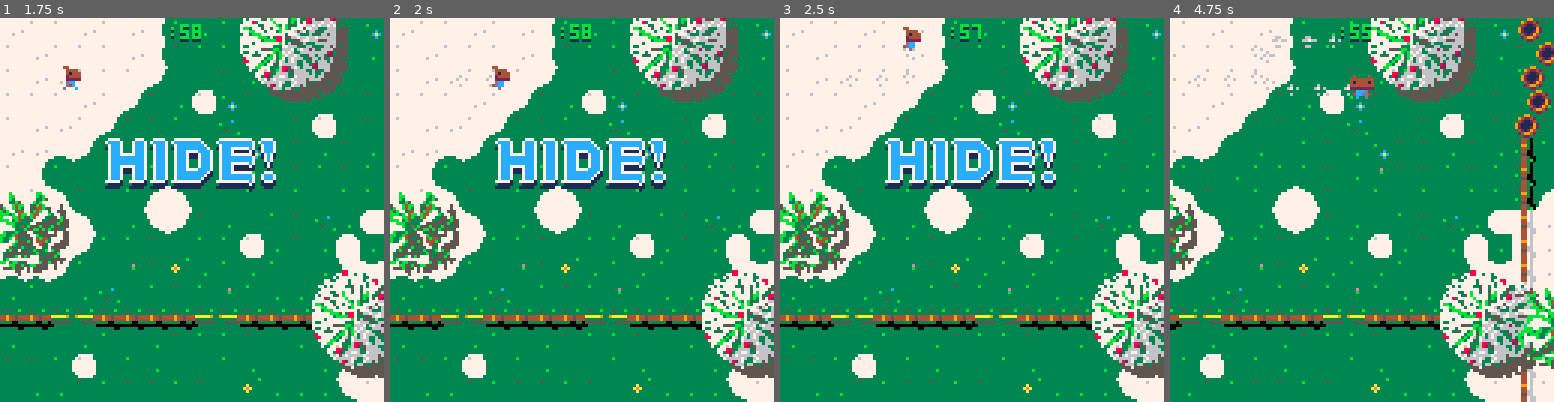
Above: before the commit, frames 1-4 (left to right).
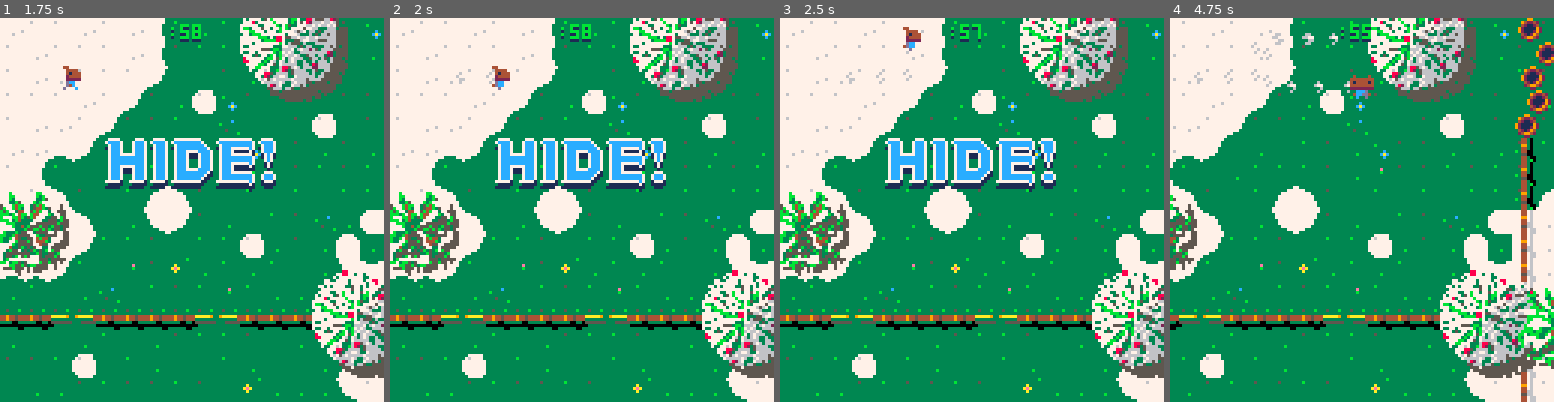
Above: after the commit, the same moments.

Repository: ElectricToy/pico-8
Game: PICO-8 cartridge snow.p8
The game is run twice, just before and just after one commit, with the same random seed, the same clock (stepped at 60 frames per second) and the same inputs.
Inputs:
- Up to frame 1 (1.75 s): tap X (X key) at 0.33, 1.07 s; hold Right from 1.6 s (still down)
- Up to frame 2 (2 s): keep holding Right; tap X (X key) at 1.85 s
- Up to frame 3 (2.5 s): release Right at 2.1 s; hold Up 2.15-2.42 s; hold Right from 2.47 s (still down)
- Up to frame 4 (4.75 s): tap X (X key) at 2.97, 4.08 s; release Right at 3.03 s; hold Left 3.08-3.58 s; hold Down 3.63-3.97 s; hold Right 4.02-4.68 s; hold Up from 4.73 s (still down)

Frame 1 is identical in both runs. In frame 2, 0.1% of the frame differs, in the area x 17-28%, y 14-18%; in frame 3, 0.2%; in frame 4, 0.7%, in the area x 6-47%, y 3-21%.

Commit message:
Refinements to chickens.

Diff:
--- a/snow.p8
+++ b/snow.p8
@@ -116,7 +116,7 @@
 -- utilities
 
 function randinrange( min, max )
-	assert( max > min )
+	assert( max >= min )
 	return min + rnd( max - min )
 end
 
@@ -272,8 +272,17 @@
 	return self.pos + vector:new( 4, 4 )
 end
 
+function body:currentdrag()
+	-- local grounddrag = is_snow( worldtomap( self:footposition() )) and 0.25 or 0
+	-- return clamp( self.drag + grounddrag, 0, 1 )
+	return self.drag		-- TODO
+end
+
 function body:update()
-	self.acc = self.acc - self.vel * vector:new( self.drag, self.drag )
+
+	local drag = self:currentdrag()
+
+	self.acc = self.acc - self.vel * vector:new( drag, drag )
 	self.vel = self.vel + self.acc
 	self.pos = self.pos + self.vel
 
@@ -546,6 +555,8 @@
 
 	newobj.wanderdirection = nil
 
+	newobj.vel.x = randinrange( -0.2, 0.2 )
+
 	return setmetatable( newobj, self )
 end
 
@@ -623,14 +634,16 @@
 
 function chicken:updatewandering()
 	if self.wanderdirection then
-		if rnd( 100 ) < 5 then
+		-- stop wandering?
+		if rnd( 100 ) < 10 then
 			self.wanderdirection = nil
 			return
 		end
 
 		self:addcontrollerimpulse( self.wanderdirection * vector:new( 0.25, 0.25 ) )
 	else
-		if rnd( 100 ) < 0.5 then
+		-- maybe wander?
+		if rnd( 100 ) < 0.25 then
 			self.wanderdirection = vector:new( randinrange( -10, 10 ), randinrange( -10, 10 ) ):normal()
 		end
 	end
@@ -790,10 +803,10 @@
 	-- setup the chickens. oh yes.
 
 	for i = 1, 6 do
-		chicken:new( 8 * randinrange( 20, 28 ), 8 * randinrange( 2, 10 ) )
+		chicken:new( 8 * randinrange( 24, 26 ), 8 * randinrange( 4, 6 ) )
 	end
 	for i = 1, 6 do
-		local chicken = chicken:new( 8 * randinrange( 22, 30 ), 8 * randinrange( 12, 24 ) )
+		local chicken = chicken:new( 8 * randinrange( 24, 26 ), 8 * randinrange( 18, 20 ) )
 		chicken:setbasesprite( 116 )
 	end
 end
@@ -864,7 +877,8 @@
 
 -- initial scene
 
-function is_snow( pos )
+function is_snow( pos )	-- map position, not world position.
+
 	-- everything outside the bounds is snow.
 	if pos.x < 0 or pos.y < 0 or pos.x >= world_size.x or pos.y >= world_size.y then
 		return true
@@ -1750,11 +1764,11 @@
 000c0d0000c000d0000c0d000000d000000802000000200000080200000020000000777888787888707888778870078870000000000000000000000000000000
 000000000000000000000000000a0000000000000000000000090000000000000000000788788888878888888877778870000000000000000000000000000000
 00000000000a000000000000009a0aaa000900000000000000490999000000000077000788788778878878878878878870000000000000000000000000000000
-00000000009a000000000000000aa99000a900000000000000099880000000000788777888788778878878878878878870000000000000000000000000000000
-00060000000aa0000000000000aa9990000990000000000000998880000000000788888888788788778878878888888870000000000000000000000000000000
-0067060000a9aa0000a9aa9000aaa990009899000098998000999880000000000078888887887788888888707887788700000000000000000000000000000000
-0000000000a99a900aa99a00000aaa00009889800998890000099900000000000007777770777077777777000770077000000000000000000000000000000000
-00060000000a9900aa0a990000000040000988009909880000000040000000000000000000000000000000000000000000000000000000000000000000000000
+00060000009a000000000000000aa99000a900000000000000099880000000000788777888788778878878878878878870000000000000000000000000000000
+00677000000aa0000000000000aa9990000990000000000000998880000000000788888888788788778878878888888870000000000000000000000000000000
+0000600000a9aa0000a9aa9000aaa990009899000098998000999880000000000078888887887788888888707887788700000000000000000000000000000000
+0006000000a99a900aa99a00000aaa00009889800998890000099900000000000007777770777077777777000770077000000000000000000000000000000000
+00000000000a9900aa0a990000000040000988009909880000000040000000000000000000000000000000000000000000000000000000000000000000000000
 00000000000040009000400000000000000040004000400000000000000000000000000000000000000000000000000000000000000000000000000000000000
 2eeeeee2eee22eeeeee22ee200000000000000000000000000000000000000000088777777777700000000006666666666666666666666660000000000000000
 e222222e222ee222222ee22e00000000000000000000000000000000000000007788773773777077700000006555655565556555655565560000000000000000
